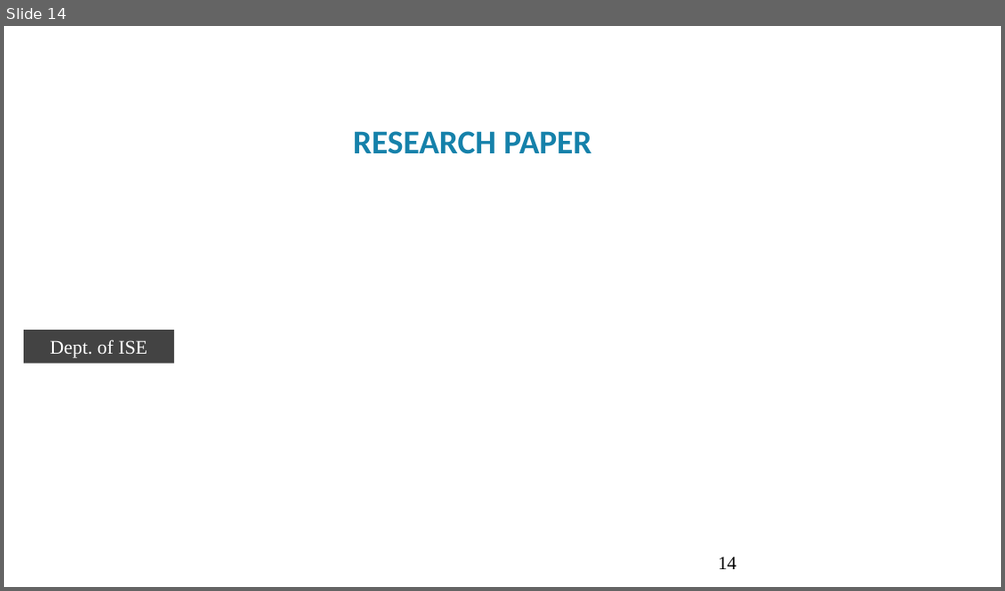
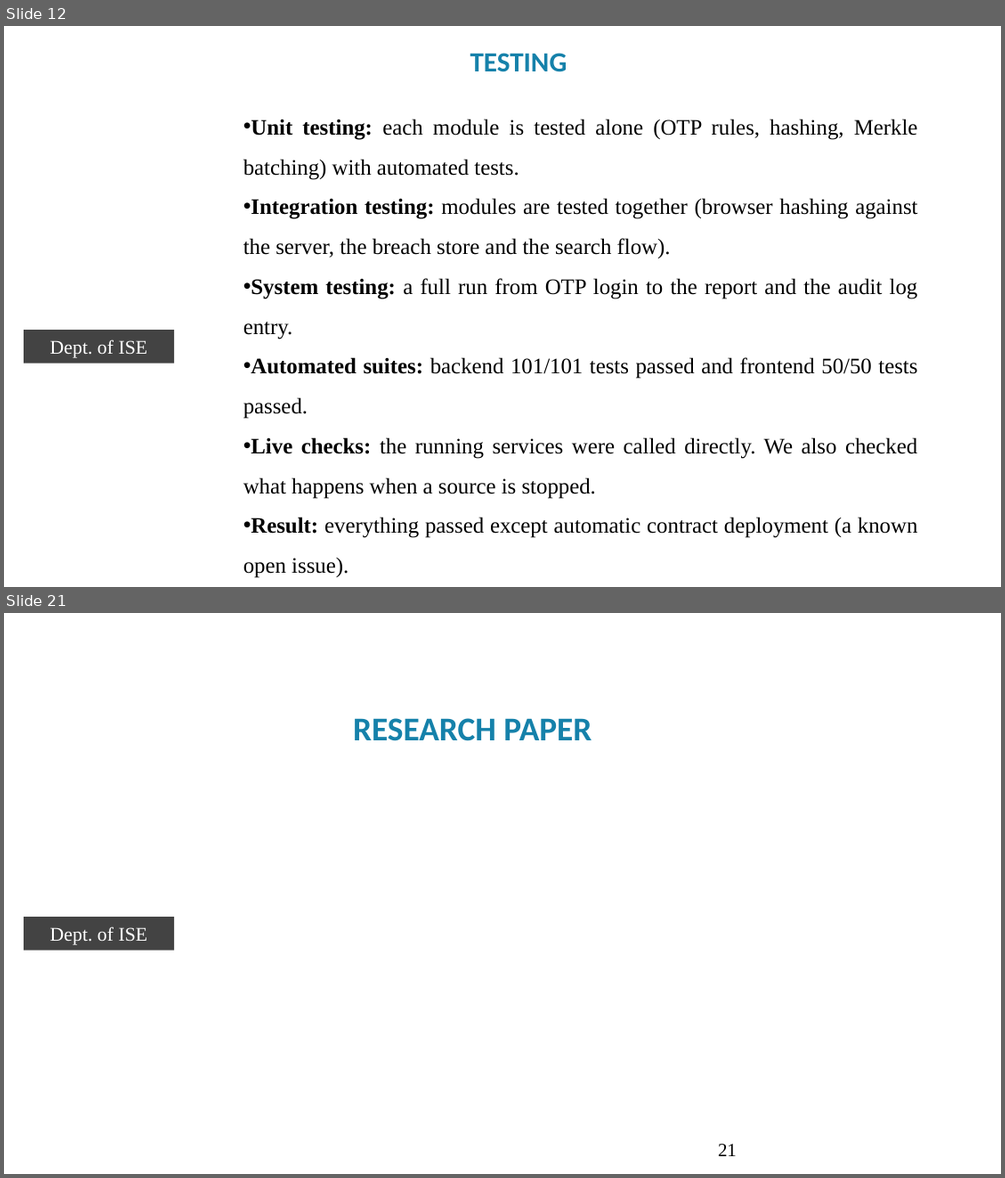
Before and after one commit to premkumarteli/OSINT-BreachShield, a slide deck: docs/Phase2/Final_presentation2 format 2026-27_BLANK_TEMPLATE.pptx. Shown one above the other, each under a label of ours: slide 14 before the commit, slides 12 and 21 after it; the slides between them are not shown. The pictures are 1005x591 and 1005x1178 pixels, drawn with LibreOffice and Linux fonts; fonts in the diff are those of the drawing; background and template pictures are left out. Boxes give left, top, right and bottom in pixels: in the first picture for what was removed or moved away, otherwise in the second. Text is boxed around its words. In the diff, an @@ line names an element or a change of style, - is before the commit and + after.

```diff
--- a/docs/Phase2/Final_presentation2 format 2026-27_BLANK_TEMPLATE.pptx
+++ b/docs/Phase2/Final_presentation2 format 2026-27_BLANK_TEMPLATE.pptx
@@ slide 12 added at (x1=4, y1=26, x2=1001, y2=587), background #FFFFFF @@
@@ text added at (x1=470, y1=53, x2=567, y2=72), 20 pt, text #1581AA, bold @@
+TESTING
@@ text added at (x1=243, y1=119, x2=918, y2=578), 16 pt, text #000000 @@
+• Unit testing: each module is tested alone (OTP rules, hashing, Merkle batching) with automated tests.
+• Integration testing: modules are tested together (browser hashing against the server, the breach store and the search flow).
+• System testing: a full run from OTP login to the report and the audit log entry.
+• Automated suites: backend 101/101 tests passed and frontend 50/50 tests passed.
+• Live checks: the running services were called directly. We also checked what happens when a source is stopped.
+• Result: everything passed except automatic contract deployment (a known open issue).
@@ rectangle added at (x1=24, y1=330, x2=175, y2=364), fill #434343, 14 pt, text #FFFFFF @@
+Dept. of ISE
@@ text added at (x1=60, y1=550, x2=123, y2=580), 13.5 pt, text #FFFFFF @@
+9
@@ what was slide 14 is now slide 21 @@
@@ page number at (x1=718, y1=1143, x2=736, y2=1156): text changed @@
-14
+21
```
Also in this commit, not shown: 10 slides changed, 10 other slides added, 4 slides removed, 5 other files.
